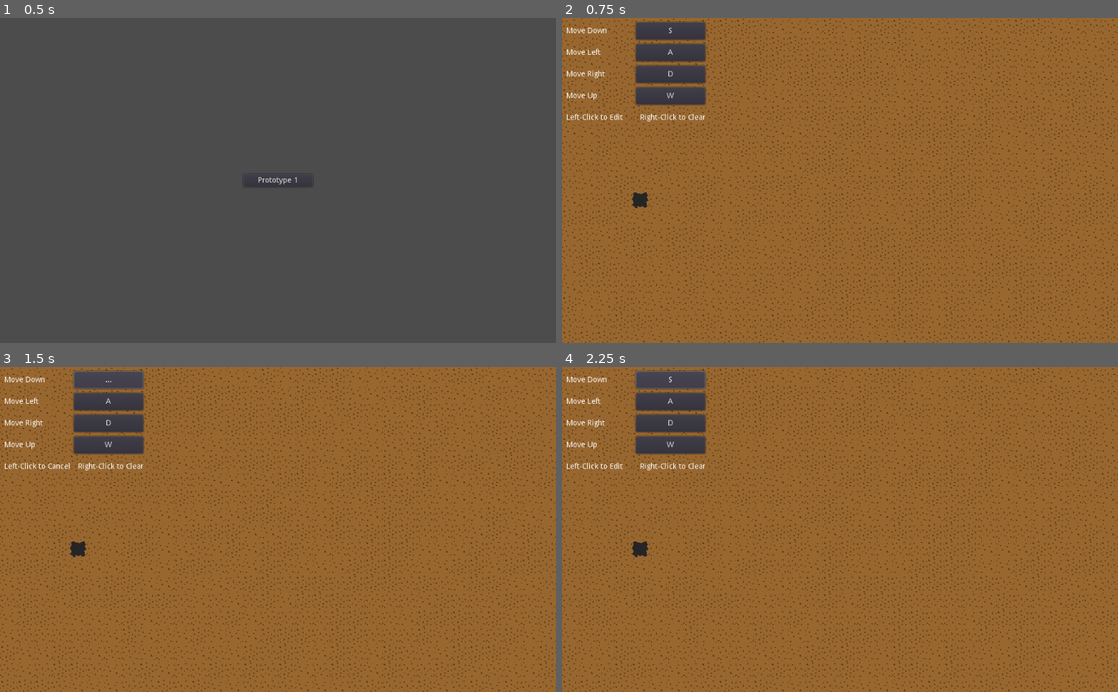
Above: before the commit, frames 1-4 (two rows, left to right).
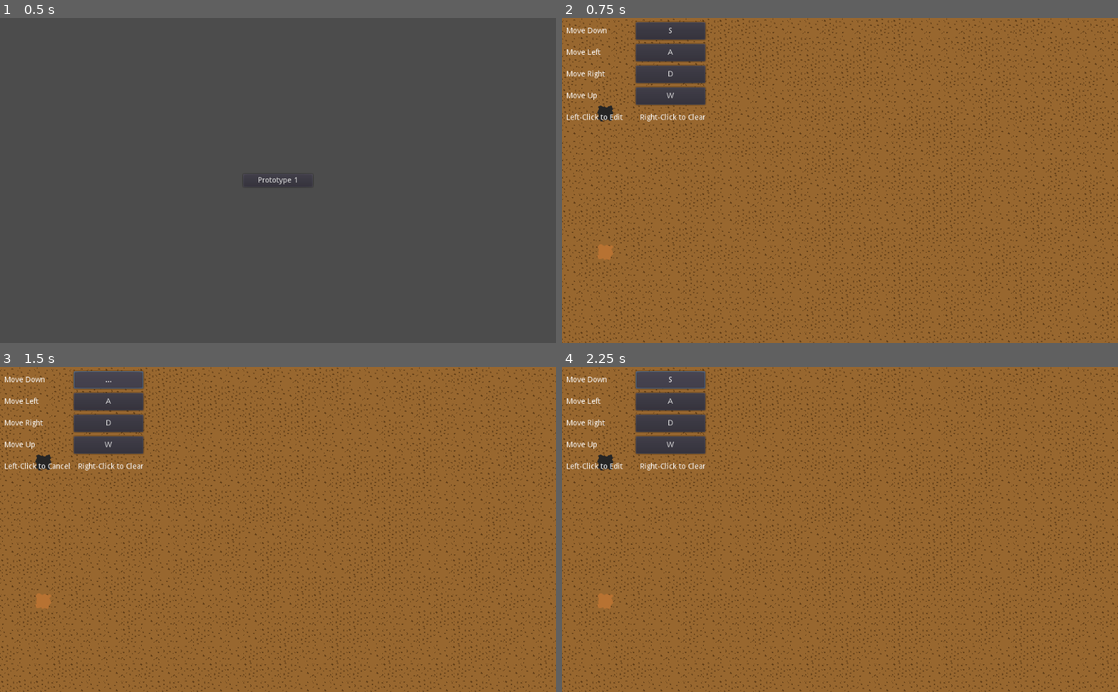
Above: after the commit, the same moments.

Repository: elyctech/one-more-factory-game
Game: Godot game, scene res://Scenes/Title/TitleScreen.tscn
Two runs of this game, one before a commit and one after it. Both use one fixed random seed, a clock stepped at 60 frames per second and the inputs below.
Inputs:
- Up to frame 1 (0.5 s): no input
- Up to frame 2 (0.75 s): click "Prototype 1" at 0.5 s
- Up to frame 3 (1.5 s): click "S" at 1.25 s
- Up to frame 4 (2.25 s): click "..." at 2 s

Frame 1 is identical in both runs. In frame 2, 0.3% of the frame differs, in the area x 6-16%, y 26-75%; in frame 3, 0.3%; in frame 4, 0.3%.

Commit message:
feat: make placeable manual miner

Diff:
--- /dev/null
+++ b/Components/Camera/Camera.gd
@@ -0,0 +1,58 @@
+extends Camera2D
+
+var just_moved : bool    = false
+var move_speed : int     = 300
+var movement   : Vector2 = Vector2(0, 0)
+var sqrt_half  : float   = sqrt(0.5)
+
+
+func _physics_process(delta):
+	if movement.length() > 0:
+		var magnitude = delta * move_speed;
+
+		self.position.x += movement.x * magnitude
+		self.position.y += movement.y * magnitude
+
+		just_moved = true
+	elif just_moved:
+		just_moved = false
+
+
+func _process(delta):
+	process_input()
+
+
+func process_input():
+	var move_x      = false
+	var move_y      = false
+	var x_direction = 0
+	var y_direction = 0
+
+	var move_down  = Input.is_action_pressed("move_down")
+	var move_left  = Input.is_action_pressed("move_left")
+	var move_right = Input.is_action_pressed("move_right")
+	var move_up    = Input.is_action_pressed("move_up")
+
+	if move_right and !move_left:
+		move_x      = true
+		x_direction = 1
+	elif move_left and !move_right:
+		move_x      = true
+		x_direction = -1
+
+	if move_down and !move_up:
+		move_y      = true
+		y_direction = 1
+	elif move_up and !move_down:
+		move_y      = true
+		y_direction = -1
+
+	# If moving in both directions
+	if move_x and move_y:
+		# Set each component magnitude so the full magnitude is 1
+		movement.x = x_direction * sqrt_half
+		movement.y = y_direction * sqrt_half
+	else:
+		# Otherwise, direction variables will determine which way to move
+		movement.x = x_direction
+		movement.y = y_direction
--- /dev/null
+++ b/Components/Camera/Camera.tscn
@@ -0,0 +1,6 @@
+[gd_scene load_steps=2 format=2]
+
+[ext_resource path="res://Components/Camera/Camera.gd" type="Script" id=1]
+
+[node name="Camera" type="Camera2D"]
+script = ExtResource( 1 )
--- /dev/null
+++ b/Components/Items/ManualMiner/ManualMiner.gd
@@ -0,0 +1,4 @@
+extends Node
+
+var item_name     : String = "Manual Miner"
+var icon_position : Vector2 = Vector2(0.0, 0.0)
--- /dev/null
+++ b/Components/Items/ManualMiner/ManualMiner.tscn
@@ -0,0 +1,6 @@
+[gd_scene load_steps=2 format=2]
+
+[ext_resource path="res://Components/Items/ManualMiner/ManualMiner.gd" type="Script" id=1]
+
+[node name="ManualMiner" type="Node"]
+script = ExtResource( 1 )
--- /dev/null
+++ b/Components/Structures/ManualMiner/ManualMiner.gd
@@ -0,0 +1,6 @@
+extends Node2D
+
+
+func _on_input_event(viewport, event, shape_idx):
+	if event is InputEventMouseButton and event.pressed and event.button_index == BUTTON_LEFT:
+		print("Mining...")
--- /dev/null
+++ b/Components/Structures/ManualMiner/ManualMiner.tscn
@@ -0,0 +1,19 @@
+[gd_scene load_steps=4 format=2]
+
+[ext_resource path="res://Textures/objects1.png" type="Texture" id=1]
+[ext_resource path="res://Components/Structures/ManualMiner/ManualMiner.gd" type="Script" id=2]
+
+[sub_resource type="RectangleShape2D" id=1]
+extents = Vector2( 16, 16 )
+
+[node name="ManualMiner" type="Area2D"]
+script = ExtResource( 2 )
+
+[node name="Sprite" type="Sprite" parent="."]
+texture = ExtResource( 1 )
+region_enabled = true
+region_rect = Rect2( 128, 96, 32, 32 )
+
+[node name="CollisionShape2D" type="CollisionShape2D" parent="."]
+shape = SubResource( 1 )
+[connection signal="input_event" from="." to="." method="_on_input_event"]
--- a/Scenes/Prototype1/Game.gd
+++ b/Scenes/Prototype1/Game.gd
@@ -5,83 +5,52 @@
 var ground_tiles   : Array
 var resource_tiles : Array
 
-var controls_enabled : bool                  = true
-var move_speed       : int                   = 300
-var movement         : Vector2               = Vector2(0, 0)
-var rng              : RandomNumberGenerator = RandomNumberGenerator.new()
-var sqrt_half        : float                 = sqrt(0.5)
+var camera_offset       : Vector2
+var placing_structure   : bool = false
+var structure_placeable : bool = false
+var structure_to_place  : Area2D
 
-onready var camera    : Camera2D = get_node("Camera2D")
+var controls_enabled  : bool                  = true
+var move_speed        : int                   = 300
+var movement          : Vector2               = Vector2(0, 0)
+
+var rng               : RandomNumberGenerator = RandomNumberGenerator.new()
+var sqrt_half         : float                 = sqrt(0.5)
+
+var manual_miner = preload("res://Components/Structures/ManualMiner/ManualMiner.tscn")
+
+var items = {
+	"ManualMiner" : preload("res://Components/Items/ManualMiner/ManualMiner.tscn")
+}
+
+onready var camera    : Camera2D = get_node("Camera")
 onready var ground    : TileMap  = get_node("Ground")
 onready var resources : TileMap  = get_node("Resources")
 
 
-func _input(event):
-	if controls_enabled and event is InputEventKey:
-		var move_x      = false
-		var move_y      = false
-		var x_direction = 0
-		var y_direction = 0
-
-		if Input.is_action_just_pressed("move_right") or Input.is_action_just_released("move_left"):
-			move_x      = true
-			x_direction = 1
-		elif Input.is_action_just_pressed("move_left") or Input.is_action_just_released("move_right"):
-			move_x      = true
-			x_direction = -1
-		elif Input.is_action_just_pressed("move_down") or Input.is_action_just_released("move_up"):
-			move_y      = true
-			y_direction = 1
-		elif Input.is_action_just_pressed("move_up") or Input.is_action_just_released("move_down"):
-			move_y      = true
-			y_direction = -1
-
-		if move_x:
-			# If already moving in X, must be moving right
-			if movement.x != 0:
-				# Cancel X movement
-				movement.x = 0
-
-				# If also moving in Y, reset Y magnitude to 1 in the necessary direction
-				if movement.y != 0:
-					movement.y /= abs(movement.y)
-			# If not moving in X but moving in Y
-			elif movement.y != 0:
-				# Set each component magnitude so the full magnitude is 1
-				movement.x = x_direction * sqrt_half
-				movement.y = sign(movement.y) * sqrt_half
-			# If not moving at all
-			else:
-				movement.x = x_direction
-		elif move_y:
-			# If already moving in Y, must be moving up
-			if movement.y != 0:
-				# Cancel Y movement
-				movement.y = 0
-
-				# If also moving in X, reset X magnitude to 1 in the necessary direction
-				if movement.x:
-					movement.x /= abs(movement.x)
-			# If not moving in Y but moving in X
-			elif movement.x != 0:
-				# Set each component magnitude so the full magnitude is 1
-				movement.x = sign(movement.x) * sqrt_half
-				movement.y = y_direction * sqrt_half
-			# If not moving at all
-			else:
-				# Set the magnitude to 1
-				movement.y = y_direction
-
-
 func _physics_process(delta):
-	if movement.length() > 0:
-		var magnitude = delta * move_speed;
-
-		camera.position.x += movement.x * magnitude
-		camera.position.y += movement.y * magnitude
-
+	if camera.just_moved:
 		# In case we jump chunks
 		ensure_chunks_filled()
+
+"Warehouse"
+func _process(_delta):
+	if placing_structure:
+		if Input.is_action_just_pressed("place_structure") and structure_placeable:
+			placing_structure  = false
+			structure_to_place = null
+
+			Input.set_mouse_mode(Input.MOUSE_MODE_VISIBLE)
+		else:
+			update_spawning_structure_placement()
+	elif Input.is_action_just_pressed("spawn_miner"):
+		placing_structure  = true
+		Input.set_mouse_mode(Input.MOUSE_MODE_HIDDEN)
+
+		structure_to_place = manual_miner.instance()
+		update_spawning_structure_placement()
+
+		self.add_child(structure_to_place)
 
 
 func _ready():
@@ -94,6 +63,12 @@
 
 	# Set up chunks
 	chunk_size = Vector2(20, 20)
+
+	# Save off starting camera position
+	camera_offset = Vector2(
+		camera.position.x,
+		camera.position.y
+	)
 
 	ensure_chunks_filled()
 
@@ -142,3 +117,26 @@
 			# Determine if a resource should be set (hard-coded 1% rate)
 			if rng.randi_range(0, 99) == 0:
 				resources.set_cell(x, y, resource_tiles[rng.randi_range(0, resource_tiles.size() - 1)])
+
+
+func update_spawning_structure_placement():
+	var spawn_point = get_viewport().get_mouse_position() + camera.position - camera_offset
+
+	spawn_point = Vector2(
+		round(spawn_point.x / ground.cell_size.x),
+		round(spawn_point.y / ground.cell_size.y)
+	) * ground.cell_size - ground.cell_size / 2
+
+	structure_to_place.position = spawn_point
+
+	var cell_point = Vector2(
+		spawn_point.x / ground.cell_size.x - 0.5,
+		spawn_point.y / ground.cell_size.y - 0.5
+	)
+
+	structure_placeable = resources.get_cellv(cell_point) > -1
+
+	if structure_placeable:
+		structure_to_place.modulate.a = 1.0
+	else:
+		structure_to_place.modulate.a = 0.3
--- a/Scenes/Prototype1/Game.tscn
+++ b/Scenes/Prototype1/Game.tscn
@@ -1,9 +1,10 @@
-[gd_scene load_steps=5 format=2]
+[gd_scene load_steps=6 format=2]
 
 [ext_resource path="res://Scenes/Prototype1/Game.gd" type="Script" id=1]
 [ext_resource path="res://Components/InGameMenu/Controls/Controls.tscn" type="PackedScene" id=2]
 [ext_resource path="res://TileSets/Ground.tres" type="TileSet" id=3]
 [ext_resource path="res://TileSets/Resources.tres" type="TileSet" id=4]
+[ext_resource path="res://Components/Camera/Camera.tscn" type="PackedScene" id=5]
 
 [node name="Game" type="Node2D"]
 script = ExtResource( 1 )
@@ -15,9 +16,10 @@
 
 [node name="Resources" type="TileMap" parent="."]
 tile_set = ExtResource( 4 )
+cell_size = Vector2( 32, 32 )
 format = 1
 
-[node name="Camera2D" type="Camera2D" parent="."]
+[node name="Camera" parent="." instance=ExtResource( 5 )]
 position = Vector2( 512, 300 )
 current = true
 
--- a/project.godot
+++ b/project.godot
@@ -46,8 +46,22 @@
 "events": [ Object(InputEventKey,"resource_local_to_scene":false,"resource_name":"","device":0,"alt":false,"shift":false,"control":false,"meta":false,"command":false,"pressed":false,"scancode":16777217,"unicode":0,"echo":false,"script":null)
  ]
 }
+place_structure={
+"deadzone": 0.5,
+"events": [ Object(InputEventMouseButton,"resource_local_to_scene":false,"resource_name":"","device":0,"alt":false,"shift":false,"control":false,"meta":false,"command":false,"button_mask":0,"position":Vector2( 0, 0 ),"global_position":Vector2( 0, 0 ),"factor":1.0,"button_index":1,"pressed":false,"doubleclick":false,"script":null)
+ ]
+}
+spawn_miner={
+"deadzone": 0.5,
+"events": [ Object(InputEventKey,"resource_local_to_scene":false,"resource_name":"","device":0,"alt":false,"shift":false,"control":false,"meta":false,"command":false,"pressed":false,"scancode":49,"unicode":0,"echo":false,"script":null)
+ ]
+}
 
 [rendering]
 
 quality/2d/use_pixel_snap=true
 environment/default_environment="res://default_env.tres"
+
+[world]
+
+2d/cell_size=32
Binary file added: Textures/item_icons.png
Not shown, added: Textures/item_icons.png.import
Binary file added: Textures/objects1.png
Not shown, added: Textures/objects1.png.import
Not shown, changed: export_presets.cfg
